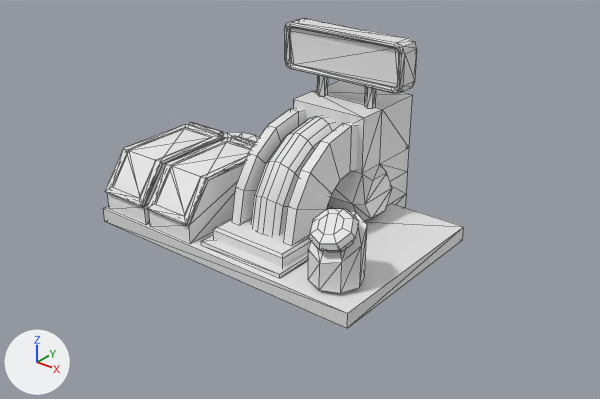
What one commit did to the FBX model GGJ2020/Assets/Scenes/Ivan_Prototyping/Ivan_Objects/Prototype_Room_Assembler.FBX.
Before and after are seen from a camera (50 mm lens) standing at (0.584, -0.69, 0.477) and looking at (0.023, 0.011, 0.042). The lights are fixed; the arrows at lower left show +X, +Y and +Z. Mesh edges are drawn as thin lines. Where no turn or scale is listed for an object, it has been applied to the vertices.

In view in the first picture: 'Assembler_Base', 'Assembler_Press', 'Button', 'Flap01', 'Flap02'.
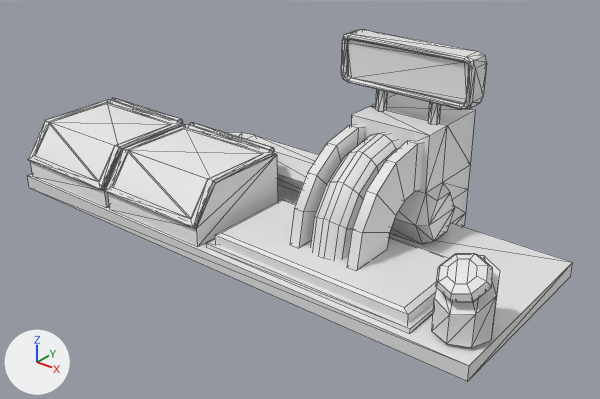
Pixel boxes [x1, y1, x2, y2] of what changed, in the pictures (600 x 399 px; the box of a moved part takes in the faces that stretch with it):
'Assembler_Base', reshaped (51% wider, 14% taller)
    before: [103, 18, 464, 328]
    after: [27, 29, 573, 381]
'Assembler_Press', reshaped, moved
    before: [213, 108, 358, 267]
    after: [215, 124, 449, 324]
'Flap01', reshaped, moved (31% wider, 11% taller)
    before: [105, 123, 223, 207]
    after: [28, 98, 183, 191]
'Flap02', reshaped, moved
    before: [146, 136, 256, 226]
    after: [105, 123, 275, 229]
'Button', moved
    before: [309, 209, 359, 252]
    after: [436, 253, 493, 302]
part 1 of me_mesh, added
    after: [27, 174, 573, 381]
part 2 of me_mesh, moved or reshaped
    before: [201, 235, 308, 278]
    after: [206, 239, 434, 333]
part 3 of me_mesh, moved or reshaped
    before: [308, 211, 367, 293]
    after: [432, 256, 500, 348]
part 4 of me_mesh, moved or reshaped
    before: [365, 87, 376, 108]
    after: [376, 90, 388, 111]
part 5 of me_mesh, moved or reshaped
    before: [317, 76, 328, 96]
    after: [428, 102, 441, 124]
part 6 of me_mesh, moved or reshaped
    before: [284, 18, 417, 94]
    after: [341, 29, 487, 110]
part 7 of me_mesh, rebuilt
    before: [107, 137, 225, 224]
    after: [108, 153, 278, 246]
part 8 of me_mesh, added
    after: [30, 124, 184, 207]
part 9 of me_mesh, deleted
    before: [149, 164, 244, 243]
part 10 of me_mesh, moved or reshaped
    before: [103, 81, 464, 328]
    after: [247, 94, 475, 244]
part 11 of me_mesh_003, moved or reshaped
    before: [146, 136, 256, 225]
    after: [105, 123, 273, 228]
part 12 of me_mesh_002, moved or reshaped
    before: [105, 123, 222, 206]
    after: [28, 98, 180, 190]
part 13 of me_mesh_001, moved or reshaped
    before: [213, 219, 311, 267]
    after: [215, 200, 449, 324]

The edits, one by one:
me_mesh_002 has 52 vertices, 96 faces and spans x -0.06..0.008, y -0.145..0.005, z -0.046..0.005.
me_mesh_002 is used by ob_flap01; location (-0.118, 0.0245, 0.0861).
me_mesh_002 part 12: all 26 vertices in x -0.06..-0.05, y -0.145..0.005, z -0.046..0.005 are moved by (-0.083, 0.0, 0.0).
me_mesh_001 has 268 vertices, 239 faces and spans x -0.101..0.003, y -0.132..0.107, z -0.099..0.107.
me_mesh_001 is used by ob_assembler_press; location (0.084, 0.0337, 0.0362).
me_mesh_001 part 13: the loose piece of 28 vertices spanning x -0.101..0.003, y -0.132..-0.044, z -0.019..0.001 is scaled about its middle by (2.45, 1.33, 1), then moved by (0.0, 0.007, 0.0).
me_mesh is used by ob_assembler_base; location (0.0525, -0.0035, 0.0006).
me_mesh had 254 vertices, 432 faces and spanned x -0.235..0.137, y -0.118..0.151, z 0.0..0.235.
me_mesh now has 254 vertices, 432 faces and spans x -0.393..0.271, y -0.118..0.151, z 0.0..0.235.
me_mesh part 1: a new loose piece, a box spanning x -0.393..0.27, y -0.118..0.118, z 0.0..0.018.
me_mesh part 2: the loose piece of 8 vertices spanning x -0.075..0.041, y -0.108..0.03, z 0.017..0.023 is scaled about its middle by (2.32, 1, 1), then moved by (0.085, 0.0, 0.0).
me_mesh part 3: the loose piece of 16 vertices spanning x 0.062..0.122, y -0.107..-0.046, z 0.022..0.088 is moved by (0.148, 0.0, 0.0).
me_mesh part 4: the loose piece of 12 vertices spanning x 0.013..0.024, y 0.079..0.092, z 0.15..0.179 is moved by (0.016, 0.0, 0.0).
me_mesh part 5: the loose piece of 12 vertices spanning x -0.057..-0.046, y 0.079..0.092, z 0.15..0.179 is moved by (0.155, 0.0, 0.0).
me_mesh part 6: the loose piece of 72 vertices spanning x -0.101..0.068, y 0.072..0.1, z 0.177..0.235 is moved by (0.085, 0.0, 0.0).
me_mesh part 7: the loose piece of 22 vertices spanning x -0.23..-0.163, y -0.113..0.029, z 0.017..0.084 is rebuilt with 22 vertices and now spans x -0.229..-0.076, y -0.113..0.029, z 0.017..0.084.
me_mesh part 8: a new loose piece of 22 vertices spanning x -0.388..-0.235, y -0.113..0.029, z 0.017..0.084.
me_mesh part 9: the loose piece of 22 vertices spanning x -0.156..-0.088, y -0.113..0.029, z 0.017..0.084 is deleted.
me_mesh part 10: 48 vertices removed from x -0.235..0.137, y -0.118..0.151, z 0.0..0.151; 40 vertices added at x 0.004..0.133, y 0.031..0.151, z 0.0..0.151.
me_mesh_003 has 52 vertices, 96 faces and spans x -0.06..0.008, y -0.145..0.005, z -0.046..0.005.
me_mesh_003 is used by ob_flap02; location (-0.0427, 0.0245, 0.0861).
me_mesh_003 part 11: all 26 vertices in x -0.06..-0.05, y -0.145..0.005, z -0.046..0.005 are moved by (-0.086, 0.0, 0.0).
Object 'Flap01' (ob_flap01) moves from (-0.118, 0.0245, 0.0861) to (-0.1921, 0.0245, 0.0861).
Object 'Assembler_Press' (ob_assembler_press) moves from (0.084, 0.0337, 0.0362) to (0.17, 0.0337, 0.0362).
Object 'Flap02' (ob_flap02) moves from (-0.0427, 0.0245, 0.0861) to (-0.0323, 0.0245, 0.0861).
Object 'Button' (ob_button) moves from (0.1447, -0.0865, 0.0804) to (0.2928, -0.0865, 0.0804).
